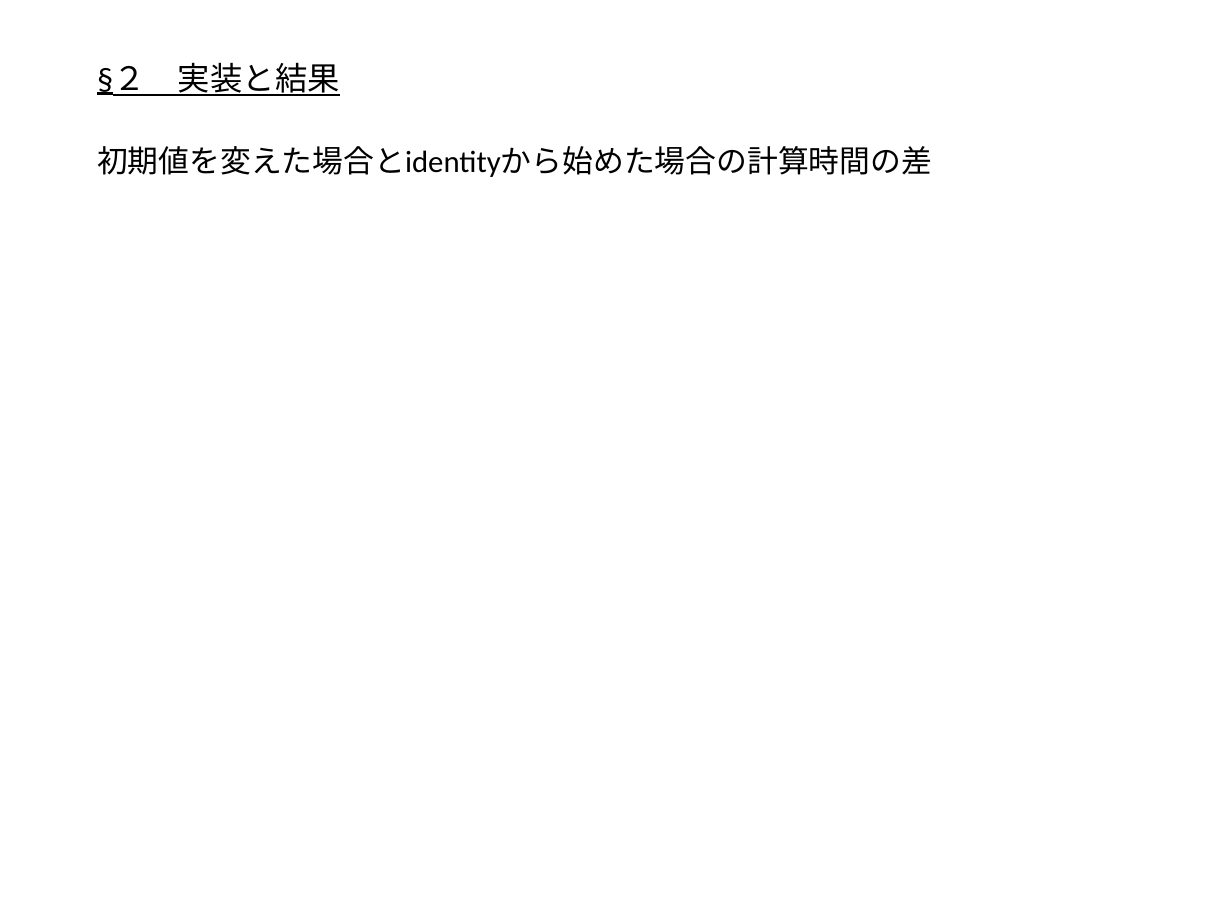
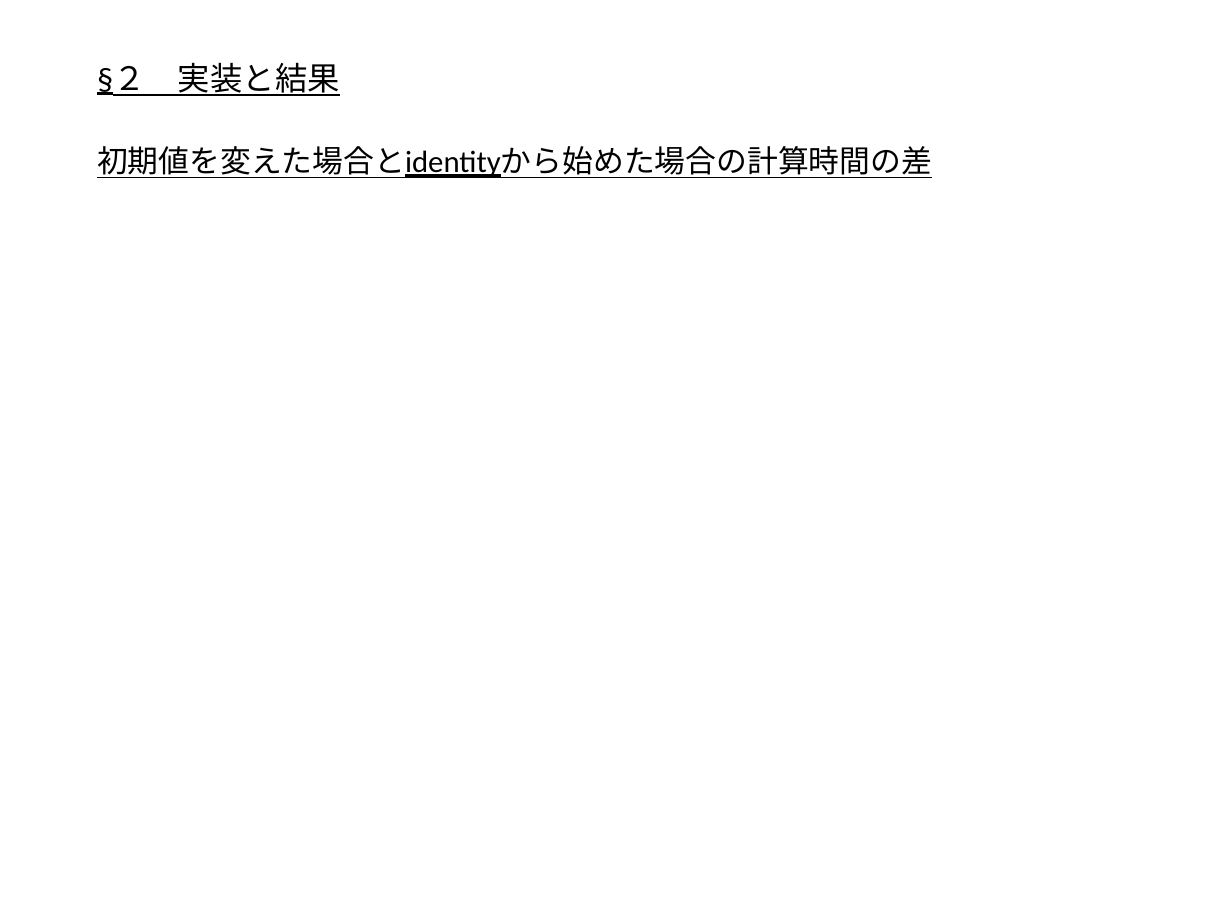
Before and after one commit to outk/graduate_thesis, a slide deck: slide 43 of 量子状態トモグラフィー.pptx. Drawn at 1232x924 pixels with LibreOffice and Linux fonts; fonts in the diff are those of the drawing. Boxes give left, top, right and bottom in pixels: in the first picture for what was removed or moved away, otherwise in the second. Text is boxed around its words. In the diff, an @@ line names an element or a change of style, - is before the commit and + after.

```diff
--- a/量子状態トモグラフィー.pptx
+++ b/量子状態トモグラフィー.pptx
@@ text "初期値を変えた場合とidentityから始めた場合の計算時間の差" at [97,146,932,178]: underline on @@
```
Also in this commit, not shown: 3 other slides changed, 3 slides added.
